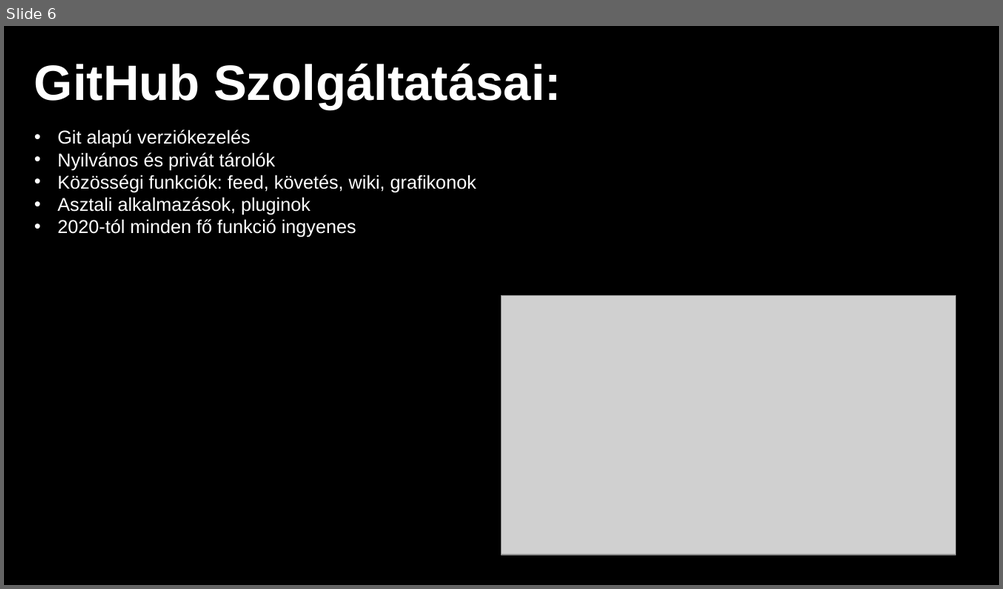
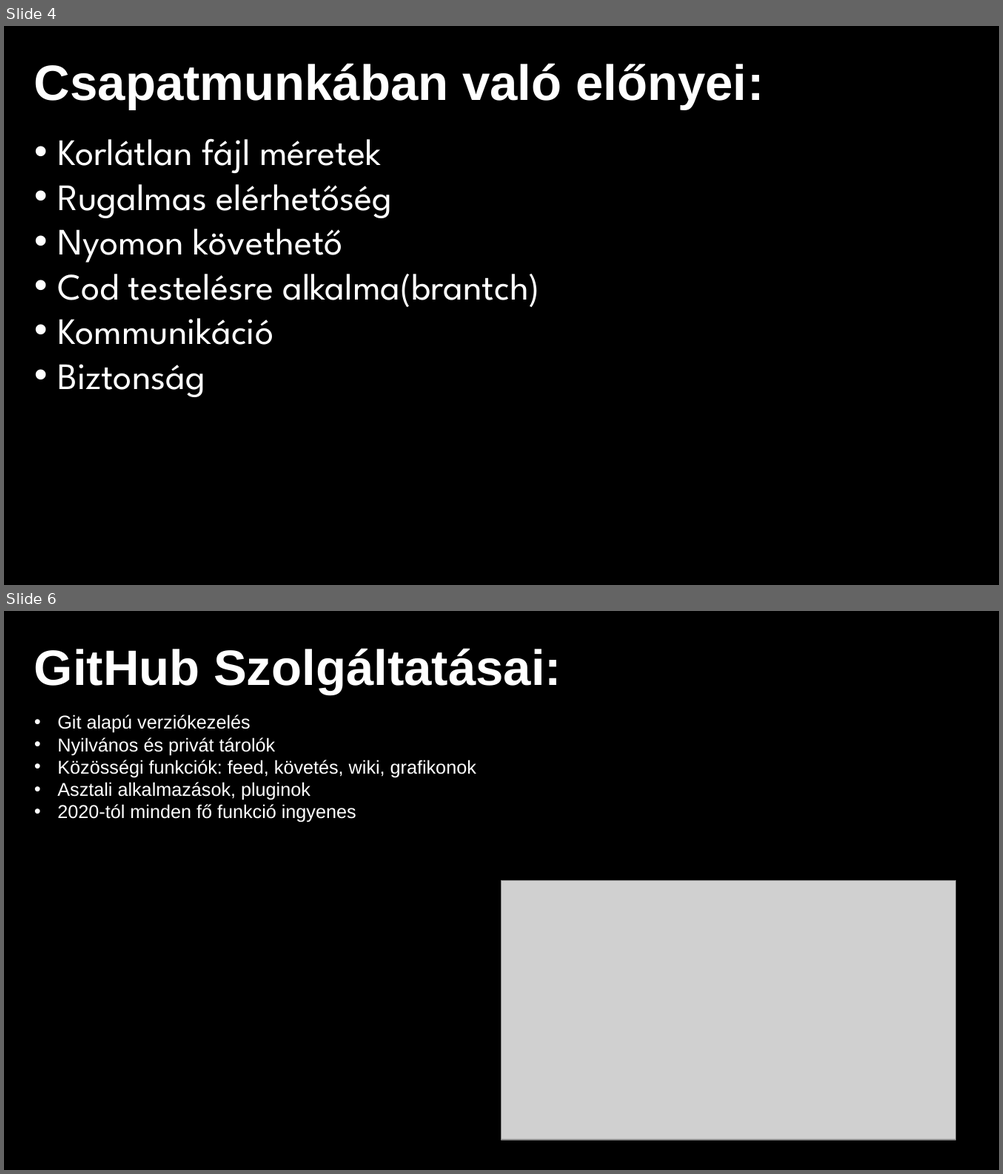
Before and after one commit to cobragaming453/IKT-Prezent-cio-Git-Hub-, a slide deck: IKT_GitHub_prezentácio_v4.pptx. Shown one above the other, each under a label of ours: slide 6 before the commit, slides 4 and 6 after it; the slides between them are not shown. The pictures are 1003x589 and 1003x1174 pixels, drawn with LibreOffice and Linux fonts; fonts in the diff are those of the drawing; grey boxes stand for pictures; background and template pictures are left out. Boxes give left, top, right and bottom in pixels: in the first picture for what was removed or moved away, otherwise in the second. Text is boxed around its words. In the diff, an @@ line names an element or a change of style, - is before the commit and + after.

```diff
--- a/IKT_GitHub_prezentácio_v4.pptx
+++ b/IKT_GitHub_prezentácio_v4.pptx
@@ slide 4 added at (x1=4, y1=26, x2=999, y2=585), background #000000 @@
@@ text added at (x1=34, y1=63, x2=764, y2=110), 48 pt, text #FFFFFF, bold @@
+Csapatmunkában való előnyei:
@@ text added at (x1=57, y1=138, x2=540, y2=397), 36 pt, text #FFFFFF @@
+• Korlátlan fájl méretek
+• Rugalmas elérhetőség
+• Nyomon követhető
+• Cod testelésre alkalma(brantch)
+• Kommunikáció
+• Biztonság
```
Also in this commit, not shown: 4 slides changed, 1 other slide added, 2 slides removed.
